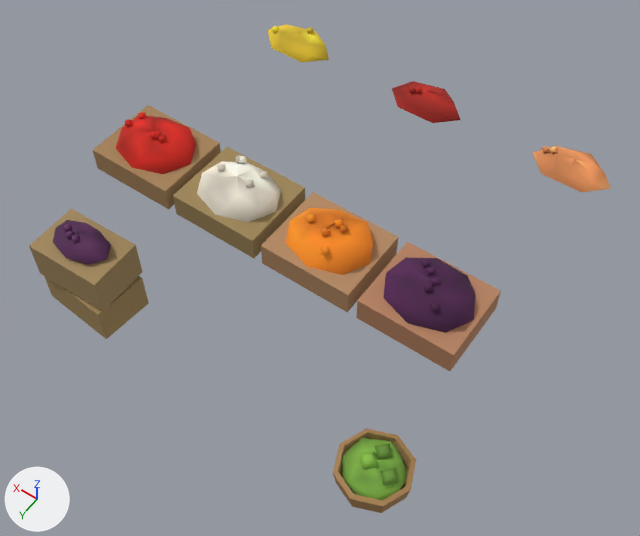
A saved change to the glTF model games/yorimichi/assets/belmonte/meshes/SM_BM_BP_StallGoods_E.glb.
Both versions are drawn from a camera (50 mm lens) standing at (-2.13, 3.32, 4.89) and looking at (-0.1, 0.48, 0.42). Arrows for +X, +Y and +Z are at lower left; the lights stay in place. The picture after the commit comes second. Vertices at exactly the same position are counted once.

Objects in the first picture: 'SM_BM_BP_StallGoods_E'.
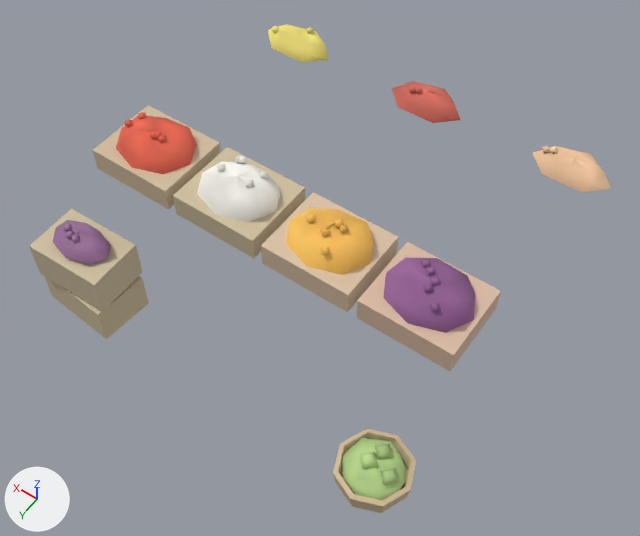
Boxes (x1, y1, x2, y2) around the edits, measured in the pictures (640 x 536 px):
part 1 of me_sm_bp_stallgoods_e, recoloured: (116, 81, 461, 226) in both
part 2 of me_sm_bp_stallgoods_e, recoloured: (29, 105, 574, 513) in both
part 3 of me_sm_bp_stallgoods_e, recoloured: (53, 220, 475, 333) in both
part 4 of me_sm_bp_stallgoods_e, recoloured: (268, 24, 611, 275) in both
part 5 of me_sm_bp_stallgoods_e, recoloured (pale yellow to white): (197, 155, 281, 222) in both
part 6 of me_sm_bp_stallgoods_e, recoloured (lighter): (341, 438, 407, 500) in both

Edits to the bpy script that builds the scene:
```text
Change me_sm_bp_stallgoods_e:
    where me_sm_bp_stallgoods_e.from_pydata(...)  # 540 vertices, 770 faces; spans x -1.38..1.44, y -1.07..1.59, z 0.0..1.24
    used by ob_sm_bm_bp_stallgoods_e; location = (0.0, 0.0, 0.0)
    me_sm_bp_stallgoods_e part 1: 142 faces centred in x -0.33..1.21, y -1.06..0.9, z 0.76..1.21 are repainted in the vertex colours; the middle colour goes from red #c62316 to red #e46853
    me_sm_bp_stallgoods_e part 2: 135 faces centred in x -1.31..1.43, y -1.03..1.56, z 0.04..1.06 are repainted in the vertex colours; the middle colour goes from brown #a88252 to beige #d4bd9a
    me_sm_bp_stallgoods_e part 3: 160 faces centred in x -1.21..1.34, y 0.5..1.42, z 0.62..1.22 are repainted in the vertex colours; the middle colour goes from dark purple #532353 to purple #9b689b
    me_sm_bp_stallgoods_e part 4: 181 faces centred in x -1.32..1.33, y -1.06..0.88, z 0.76..1.21 are repainted in the vertex colours; the middle colour goes from orange #ef9428 to orange #f8c86e
    me_sm_bp_stallgoods_e part 5: 88 faces centred in x 0.08..0.56, y 0.52..0.88, z 1.09..1.21 are repainted in the vertex colours; the middle colour goes from pale yellow #e1dac9 to white #f1eee6
    me_sm_bp_stallgoods_e part 6: 64 faces centred in x -1.28..1.06, y -0.93..1.52, z 0.22..0.84 are repainted in the vertex colours; the middle colour goes from green #74a43e to green #b4d287
```
